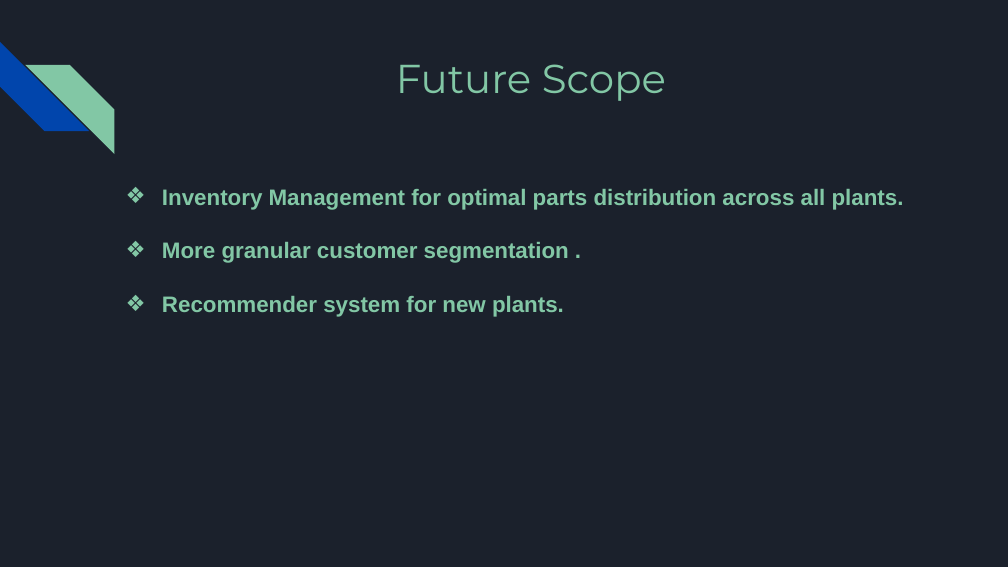
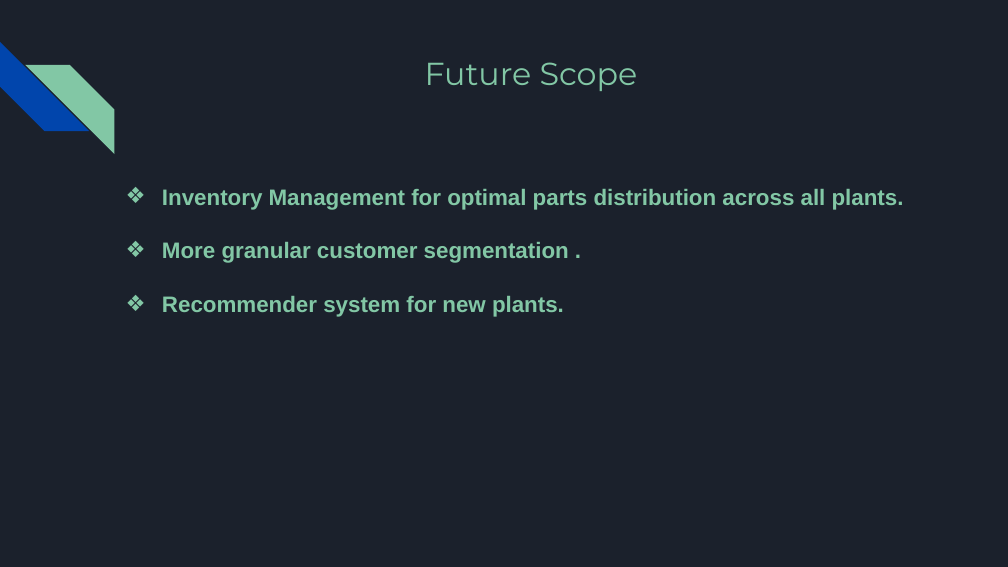
Before and after one commit to maha-prathamesh/Mahindra-First-Choice, a slide deck: slide 27 of MFCS_Final_Presentation.pptx. Drawn at 1008x567 pixels with LibreOffice and Linux fonts; fonts in the diff are those of the drawing. Boxes give left, top, right and bottom in pixels: in the first picture for what was removed or moved away, otherwise in the second. Text is boxed around its words. In the diff, an @@ line names an element or a change of style, - is before the commit and + after.

```diff
--- a/MFCS_Final_Presentation.pptx
+++ b/MFCS_Final_Presentation.pptx
@@ title "Future Scope" at bbox=[425, 62, 638, 91]: size 28.8 to 22.7 pt @@
```
Also in this commit, not shown: 27 other slides changed, 1 slide removed.
